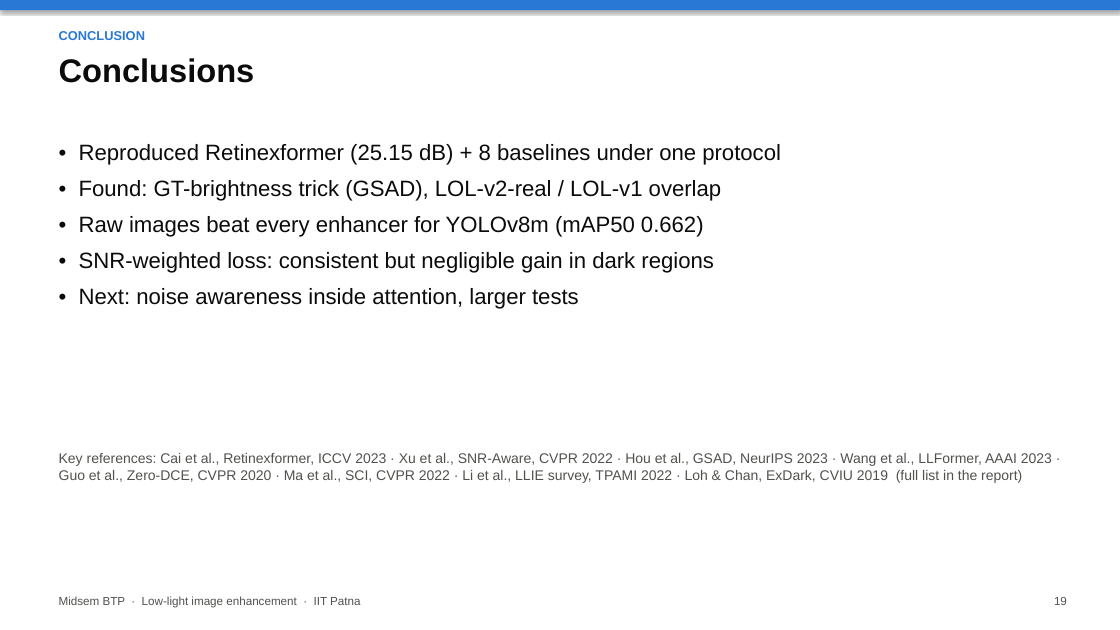
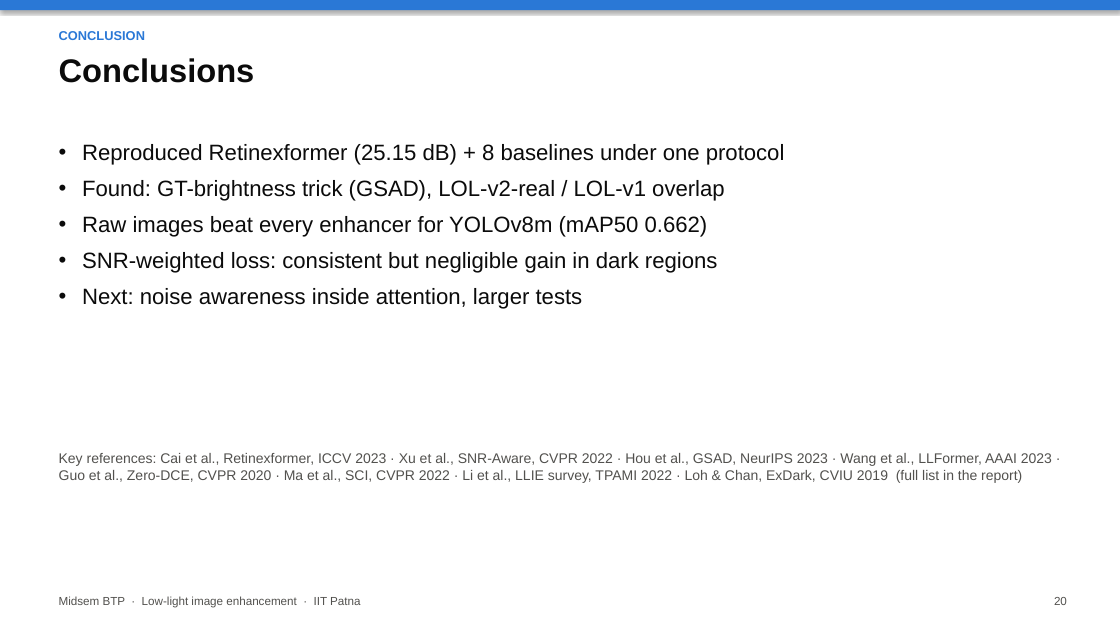
Before and after one commit to Crazycraftie/low-light-enhancement-btp, a slide deck: slide 20 of presentation/midsem.pptx (slide 19 before the commit). Drawn at 1120x630 pixels with LibreOffice and Linux fonts; fonts in the diff are those of the drawing. Boxes give left, top, right and bottom in pixels: in the first picture for what was removed or moved away, otherwise in the second. Text is boxed around its words. In the diff, an @@ line names an element or a change of style, - is before the commit and + after.

```diff
--- a/presentation/midsem.pptx
+++ b/presentation/midsem.pptx
@@ text at bbox=[82, 144, 785, 309]: text changed @@
-• Reproduced Retinexformer (25.15 dB) + 8 baselines under one protocol
-• Found: GT-brightness trick (GSAD), LOL-v2-real / LOL-v1 overlap
-• Raw images beat every enhancer for YOLOv8m (mAP50 0.662)
-• SNR-weighted loss: consistent but negligible gain in dark regions
-• Next: noise awareness inside attention, larger tests
+• Reproduced Retinexformer (25.15 dB) + 8 baselines under one protocol
+• Found: GT-brightness trick (GSAD), LOL-v2-real / LOL-v1 overlap
+• Raw images beat every enhancer for YOLOv8m (mAP50 0.662)
+• SNR-weighted loss: consistent but negligible gain in dark regions
+• Next: noise awareness inside attention, larger tests
@@ text at bbox=[1054, 597, 1067, 605]: text changed @@
-19
+20
```
Also in this commit, not shown: 17 other slides changed, 1 slide added, 3 other files.
